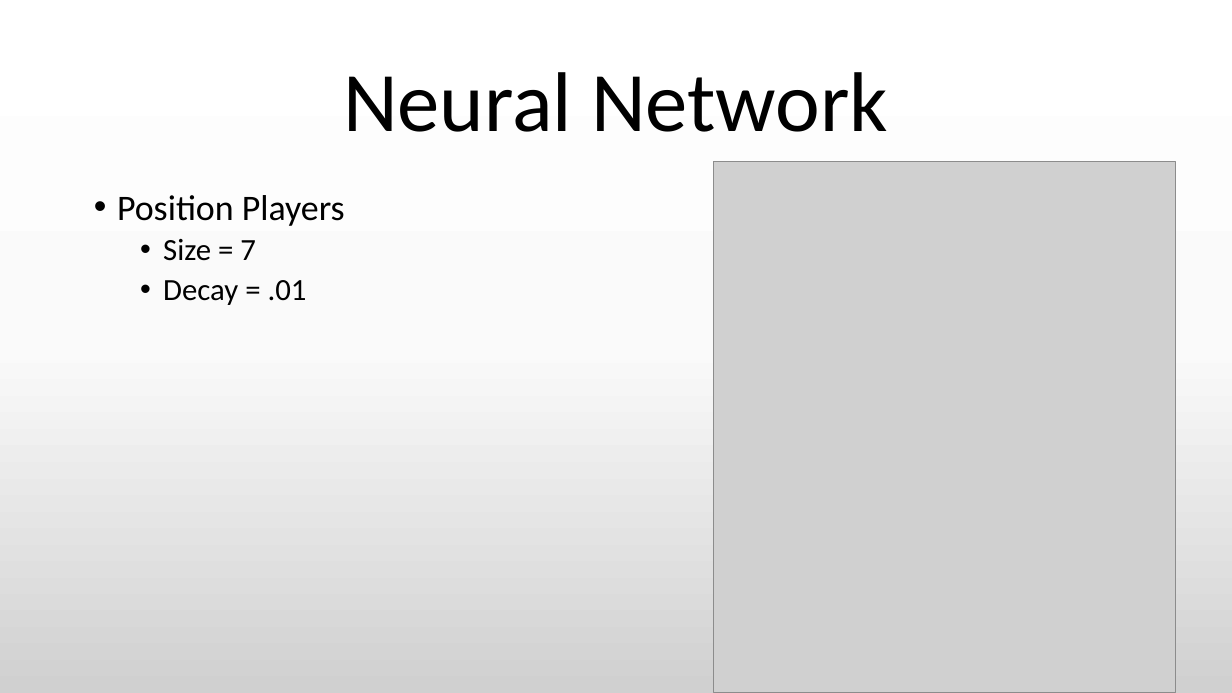
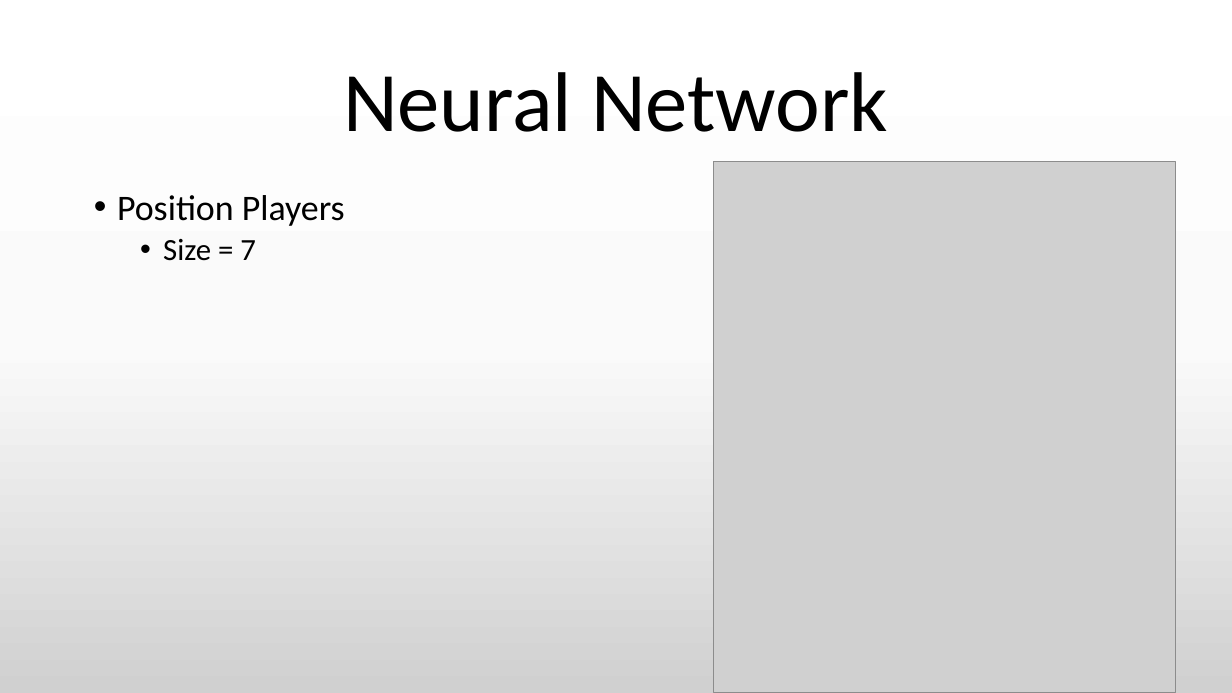
Before and after one commit to Riles567/Capstone, a slide deck: slide 11 of CapstonePresentation.pptx. Drawn at 1232x693 pixels with LibreOffice and Linux fonts; fonts in the diff are those of the drawing; grey boxes stand for pictures. Boxes give left, top, right and bottom in pixels: in the first picture for what was removed or moved away, otherwise in the second. Text is boxed around its words. In the diff, an @@ line names an element or a change of style, - is before the commit and + after.

```diff
--- a/CapstonePresentation.pptx
+++ b/CapstonePresentation.pptx
@@ text at [163,280,307,305]: paragraph removed @@
-  • Decay = .01
```
Also in this commit, not shown: 1 other slide changed.
